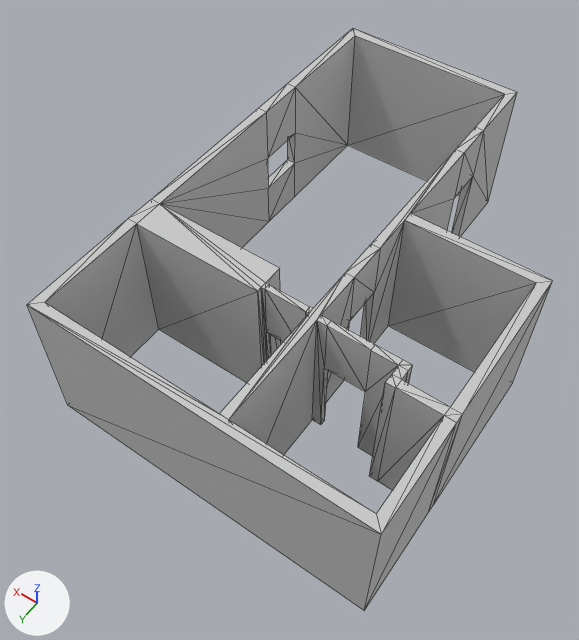
Two versions of the FBX model cookies/Assets/Models/Level Parts/apartment_grayblock.FBX, one commit apart.
Before and after are seen from a 50 mm camera at (-5.2, 12.6, 12.02) aimed at (-0.14, 5.52, 0.9). Arrows for +X, +Y and +Z are at lower left; the lights stay in place. Mesh edges are drawn as thin lines. Where no turn or scale is listed for an object, it has been applied to the vertices.

Script lines for the objects in view, before the commit:
```python
me_mesh = bpy.data.meshes.new('Mesh')
me_mesh.from_pydata(...)  # 140 vertices, 246 faces; spans x -3.81..2.32, y -0.14..8.75, z 0.0..2.8
me_mesh.materials.append(mat_walls1)  # its picture is missing
ob_walls = bpy.data.objects.new('walls', me_mesh)
ob_walls.location = (0.0, 0.0, 0.0)
```
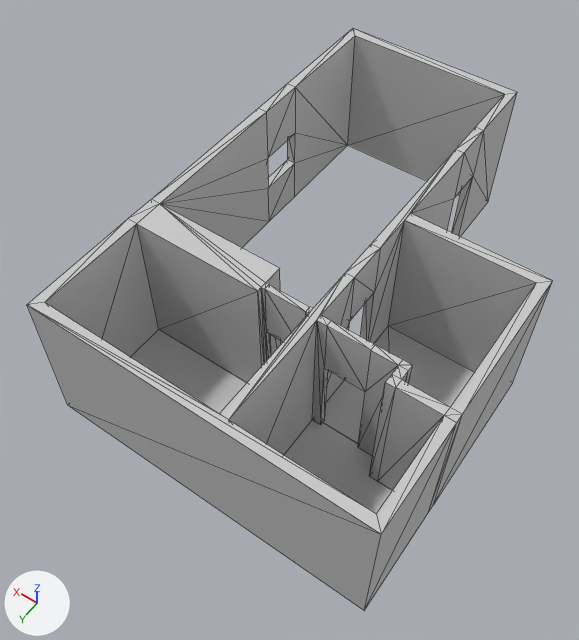
Pixel boxes (x1, y1, x2, y2) of what changed, in the pictures (579 x 640 px):
```json
{"object": "drug_room_floor", "change": "added", "after": [323, 326, 474, 444]}
{"object": "bathroom_floor", "change": "added", "after": [284, 420, 392, 514]}
{"object": "bedroom_floor", "change": "added", "after": [131, 330, 246, 413]}
```

Edits to the scene script, one JSON object a line:
```json
{"op": "add", "block": "mat_material__49", "code": ["mat_material__49 = principled_material('Material #49')", "mat_material__49.base_color = (0.588, 0.588, 0.588)  # light grey #cacaca", "mat_material__49.roughness = 0.859"]}
{"op": "add", "block": "mat_material__50", "code": ["mat_material__50 = principled_material('Material #50')", "mat_material__50.base_color = (0.588, 0.588, 0.588)  # light grey #cacaca", "mat_material__50.roughness = 0.859"]}
{"op": "add", "block": "me_mesh_001", "code": ["me_mesh_001 = bpy.data.meshes.new('Mesh.001')", "me_mesh_001.from_pydata([(1.28, -1.7, 0.0), (1.28, 0.76, 0.0), (-0.26, 0.76, 0.0), (-0.26, 1.0, 0.0), (-1.02, 1.0, 0.0), (-1.02, -1.7, 0.0)], [], [(3, 4, 5), (0, 1, 2), (5, 0, 2), (3, 5, 2)])", "me_mesh_001.materials.append(mat_material__49)  # its picture is missing"]}
{"op": "add", "block": "me_mesh_003", "code": ["me_mesh_003 = bpy.data.meshes.new('Mesh.003')", "me_mesh_003.from_pydata([(-0.33, -0.33, 0.0), (-0.33, -0.73, 0.0), (1.05, -0.73, 0.0), (1.05, -0.67, 0.0), (1.05, 1.39, 0.0), (-1.25, 1.39, 0.0), (-1.25, -0.33, 0.0)], [], [(0, 1, 2, 3, 4, 5, 6)])", "me_mesh_003.materials.append(mat_material__50)  # its picture is missing"]}
{"op": "add", "block": "me_mesh_002", "code": ["me_mesh_002 = bpy.data.meshes.new('Mesh.002')", "me_mesh_002.from_pydata([(-0.52, -0.64, 0.0), (1.91, -0.64, 0.0), (1.91, 1.37, 0.0), (-1.39, 1.37, 0.0), (-1.39, -0.84, 0.0), (-0.52, -0.84, 0.0)], [], [(0, 1, 2, 3, 4, 5)])", "me_mesh_002.materials.append(mat_material__49)  # its picture is missing"]}
{"op": "add", "block": "ob_drug_room_floor", "code": ["ob_drug_room_floor = bpy.data.objects.new('drug_room_floor', me_mesh_001)", "ob_drug_room_floor.location = (-2.61, 5.69, 0.0)"]}
{"op": "add", "block": "ob_bathroom_floor", "code": ["ob_bathroom_floor = bpy.data.objects.new('bathroom_floor', me_mesh_003)", "ob_bathroom_floor.location = (-2.38, 7.18, 0.0)"]}
{"op": "add", "block": "ob_bedroom_floor", "code": ["ob_bedroom_floor = bpy.data.objects.new('bedroom_floor', me_mesh_002)", "ob_bedroom_floor.location = (0.22, 7.2, 0.0)"]}
```
